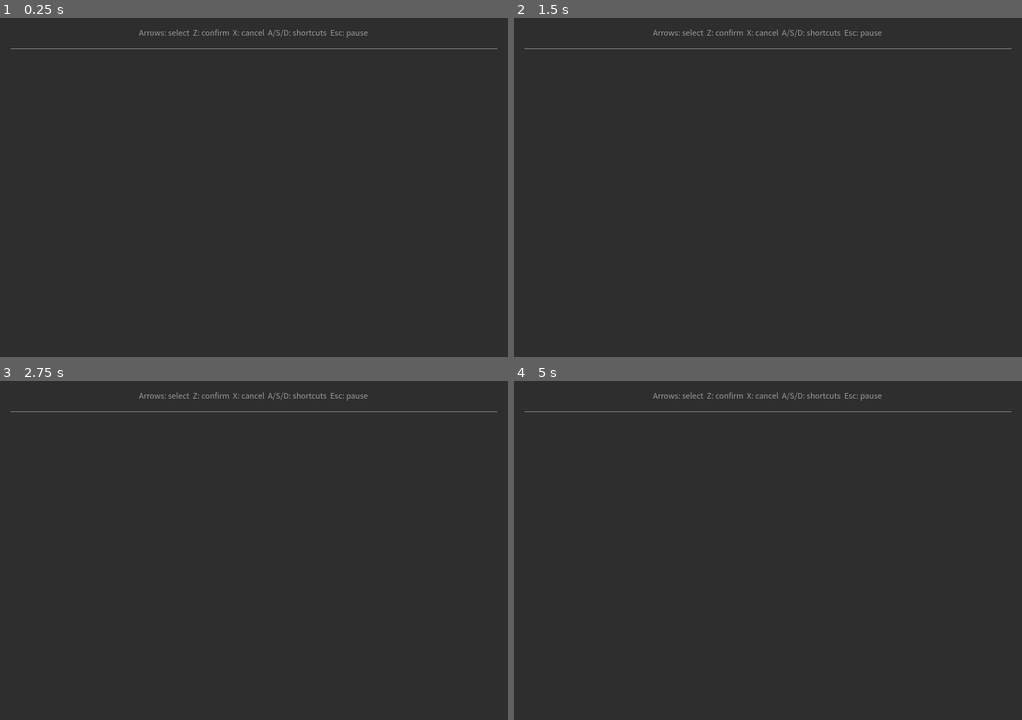
Above: before the commit, frames 1-4 (two rows, left to right).
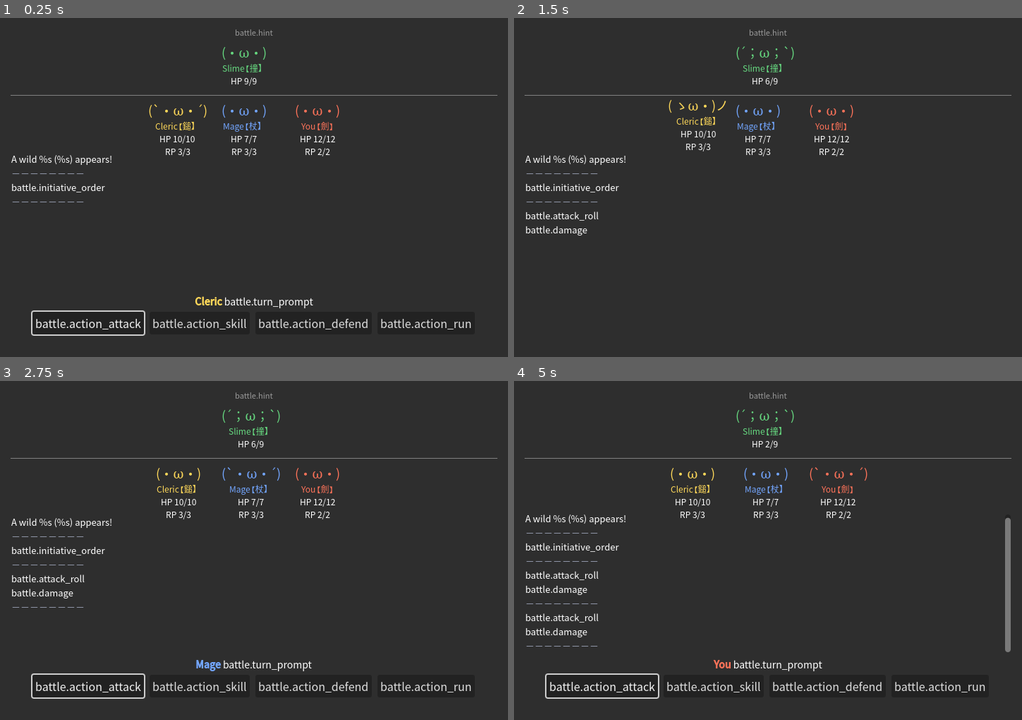
Above: after the commit, the same moments.

Repository: jchans/agent-blank
Game: Godot game, scene res://scenes/Battle.tscn
The game is run twice, just before and just after one commit, with the same random seed, the same clock (stepped at 60 frames per second) and the same inputs. This scene is started directly instead of the project's main scene.
Inputs (mouse positions are in pixels of both pictures, inside the frame that each line leads up to):
- Up to frame 1 (0.25 s): no input
- Up to frame 2 (1.5 s): click (600, 323) at 0.5 s, where only the run after the commit has a clickable "battle.action_attack"; click (712, 323) at 1.25 s, where only the run after the commit has a clickable "Slime"
- Up to frame 3 (2.75 s): tap Enter (ui_accept) at 2, 2.27 s; hold D from 2.03 s (still down); tap Z at 2.1 s; tap X at 2.3 s
- Up to frame 4 (5 s): release D at 2.78 s; hold S 2.78-3.53 s; tap X at 2.85, 3.8, 4.35 s; tap Enter (ui_accept) at 3.02, 3.5, 4.52 s; tap Z at 3.05, 3.6, 4.55 s; hold D 3.53-4.28 s; hold Up from 4.28 s (still down)

The runs differ from the first frame. In frame 1, 3.1% of the frame differs, in the area x 2-98%, y 3-94%; in frame 2, 2.2%; in frame 3, 3.4%; in frame 4, 4.1%.
Error before the commit: Invalid assignment of property or key 'text' with value of type 'String' on a base object of type 'null instance'. (res://scripts/battle.gd:28)

Commit message:
Rewrite battle.gd as party-based turn loop; GameState tracks party HP/RP
battle.gd: initiative order (d20+DEX per combatant), a turn loop over
party+enemy, attack/skill/defend/run resolution with real d20 attack
rolls vs AC, crit/miss, save-based and heal skills, kaomoji state
updates and lunge/hit-reaction animations per action. Still triggered
the same way as before (GameState.pending_battle_enemy names one
data/enemies/*.json id, set by DialogueManager reading a dialogue
node's start_battle/victory_flag) - single enemy per encounter, not
the reference's 3v3, since both existing encounters (guard.json,
cave_guardian.json) are written around one opponent.

GameState: player_hp/player_max_hp/player_attack replaced with
party_hp/party_rp (keyed by party-member id), persisted the same way.
HP/RP now carries across encounters instead of resetting every battle
(unlike the KaomojiBattle prototype's always-fresh model) - a
deliberate choice to preserve this project's existing "loss fully
heals you, otherwise HP persists" design. Breaks old save files;
acceptable for this early-prototype project.

Co-Authored-By: Claude Sonnet 5 <noreply@anthropic.com>
Claude-Session: https://claude.ai/code/session_01B8mavScj3YuN7uiXtDRfcj

Diff:
--- a/scripts/battle.gd
+++ b/scripts/battle.gd
@@ -1,114 +1,416 @@
 extends Node2D
 
-## Minimal turn-based battle: Attack/Run against one enemy, no animation,
-## ASCII-consistent (text-only UI). GameState.pending_battle_enemy names
-## which data/enemies/*.json to load. See PROGRESS.md for what's still
-## missing (multiple enemies, rewards, a real game-over state).
+## Party-based, D&D-5e-lite turn-based battle: initiative order, an
+## Attack/Skill/Defend/Run command menu, kaomoji battle-state art. Ported
+## from the KaomojiBattle prototype (new-godot-project/scripts/combat/
+## BattleManager.gd) — see PROGRESS.md's battle-system-port entry for the
+## full list of decisions made porting it into this project (JSON instead
+## of Resources, one enemy per encounter instead of 3v3, HP/RP persisting
+## across encounters instead of resetting every battle, no separate
+## restart/quit end screen).
+##
+## GameState.pending_battle_enemy names which data/enemies/*.json to load
+## as the single opposing combatant; GameState.pending_victory_flag (if
+## set) is applied on victory. Both are set by DialogueManager reading a
+## dialogue node's "start_battle"/"victory_flag" fields — unchanged from
+## before this port.
 
 const ENEMY_DATA_DIR := "res://data/enemies/"
+const PARTY_DATA_DIR := "res://data/party/"
+const CombatantViewScene := preload("res://scenes/CombatantView.tscn")
 
 @onready var panel: Panel = $UI/Panel
-@onready var status_label: Label = $UI/Panel/MarginContainer/VBoxContainer/StatusLabel
-@onready var log_label: RichTextLabel = $UI/Panel/MarginContainer/VBoxContainer/LogLabel
-@onready var actions_container: HBoxContainer = $UI/Panel/MarginContainer/VBoxContainer/ActionsContainer
-@onready var attack_button: Button = $UI/Panel/MarginContainer/VBoxContainer/ActionsContainer/AttackButton
-@onready var run_button: Button = $UI/Panel/MarginContainer/VBoxContainer/ActionsContainer/RunButton
-
-var enemy_name: String = "Enemy"
-var enemy_glyph: String = "?"
-var enemy_hp: int = 10
-var enemy_max_hp: int = 10
-var enemy_attack: int = 3
-
-var _battle_over: bool = false
+@onready var hint_label: Label = $UI/Panel/MarginContainer/VBoxContainer/HintLabel
+@onready var enemy_row: HBoxContainer = $UI/Panel/MarginContainer/VBoxContainer/EnemyRow
+@onready var party_row: HBoxContainer = $UI/Panel/MarginContainer/VBoxContainer/PartyRow
+@onready var log_scroll: ScrollContainer = $UI/Panel/MarginContainer/VBoxContainer/LogScroll
+@onready var battle_log: RichTextLabel = $UI/Panel/MarginContainer/VBoxContainer/LogScroll/LogLabel
+@onready var action_menu: ActionMenu = $UI/Panel/MarginContainer/VBoxContainer/ActionMenu
+
+var party: Array[CombatantStats] = []
+var enemies: Array[CombatantStats] = []
+var party_views: Dictionary = {} # CombatantStats -> CombatantView
+var enemy_views: Dictionary = {} # CombatantStats -> CombatantView
+var turn_order: Array[CombatantStats] = []
+var battle_over := false
+var _fled := false
 
 
 func _ready() -> void:
-	LayoutWorkaround.force_relayout(panel)
-	attack_button.text = Localization.t("battle.attack_button")
-	run_button.text = Localization.t("battle.run_button")
+	# Belt-and-suspenders against the real-hardware Control-anchor bug
+	# documented at length in PROGRESS.md's dialogue-box investigation —
+	# this Panel already uses default (0,0,0,0) anchors with plain
+	# offsets (never reported broken), but explicitly re-asserting the
+	# rect in code costs nothing and matches the established pattern for
+	# any new top-level battle/dialogue UI root going forward.
+	panel.set_anchors_preset(Control.PRESET_TOP_LEFT)
+	panel.position = Vector2.ZERO
+	panel.size = Vector2(720, 480)
+
+	hint_label.text = Localization.t("battle.hint")
+	log_scroll.get_v_scroll_bar().changed.connect(_scroll_log_to_bottom)
+	randomize()
+
+	party = _load_party()
 	var enemy_id: String = GameState.pending_battle_enemy
 	if enemy_id == "":
 		enemy_id = "slime"
-	_load_enemy(enemy_id)
-	_log(Localization.t("battle.appears") % [enemy_name, enemy_glyph])
-	_update_status()
-
-
-func _load_enemy(enemy_id: String) -> void:
-	var path := ENEMY_DATA_DIR + enemy_id + ".json"
+	enemies = [_load_enemy(enemy_id)]
+
+	for s in party:
+		var view: CombatantView = CombatantViewScene.instantiate()
+		party_row.add_child(view)
+		view.setup(s)
+		party_views[s] = view
+	for s in enemies:
+		var view: CombatantView = CombatantViewScene.instantiate()
+		enemy_row.add_child(view)
+		view.setup(s)
+		enemy_views[s] = view
+
+	_log(Localization.t("battle.appears") % _name_plain(enemies[0]))
+	_log_separator()
+	_roll_initiative()
+	await _run_battle_loop()
+
+
+## Party members persist HP/RP across encounters (GameState.party_hp/
+## party_rp), unlike the KaomojiBattle prototype's reset_for_battle()-
+## every-time model — see combatant_stats.gd's reset_for_battle() doc
+## comment for why. A party member with no persisted entry yet (first
+## battle of a save) starts at full HP/RP.
+func _load_party() -> Array[CombatantStats]:
+	var list: Array[CombatantStats] = []
+	var dir := DirAccess.open(PARTY_DATA_DIR)
+	if dir == null:
+		push_warning("Battle: could not open party data dir: %s" % PARTY_DATA_DIR)
+		return list
+	dir.list_dir_begin()
+	var file_name := dir.get_next()
+	while file_name != "":
+		if not dir.current_is_dir() and file_name.ends_with(".json"):
+			var c := _load_combatant(PARTY_DATA_DIR + file_name)
+			if c != null:
+				if GameState.party_hp.has(c.id):
+					c.current_hp = GameState.party_hp[c.id]
+					c.current_rp = GameState.party_rp.get(c.id, c.max_rp)
+					c.is_defending = false
+				else:
+					c.reset_for_battle()
+				list.append(c)
+		file_name = dir.get_next()
+	dir.list_dir_end()
+	list.sort_custom(func(a, b): return a.id < b.id)
+	return list
+
+
+func _load_enemy(enemy_id: String) -> CombatantStats:
+	var c := _load_combatant(ENEMY_DATA_DIR + enemy_id + ".json")
+	if c == null:
+		push_warning("Battle: could not load enemy: %s" % enemy_id)
+		c = CombatantStats.new()
+	c.reset_for_battle()
+	return c
+
+
+func _load_combatant(path: String) -> CombatantStats:
 	var file := FileAccess.open(path, FileAccess.READ)
 	if file == null:
-		push_warning("Battle: could not open enemy data file: %s" % path)
-		return
+		push_warning("Battle: could not open combatant data file: %s" % path)
+		return null
 	var parsed: Variant = JSON.parse_string(file.get_as_text())
 	file.close()
 	if typeof(parsed) != TYPE_DICTIONARY:
-		push_warning("Battle: invalid enemy data file: %s" % path)
+		push_warning("Battle: invalid combatant data file: %s" % path)
+		return null
+	return CombatantStats.from_dict(parsed)
+
+
+func _roll_initiative() -> void:
+	var all: Array[CombatantStats] = []
+	all.append_array(party)
+	all.append_array(enemies)
+	for c in all:
+		c.roll_initiative_once()
+	all.sort_custom(func(a, b): return a.current_initiative > b.current_initiative)
+	turn_order = all
+	var order_text := ""
+	for c in turn_order:
+		order_text += "%s(%d) " % [_name_plain(c), c.current_initiative]
+	_log(Localization.t("battle.initiative_order") % order_text)
+	_log_separator()
+
+
+func _living(list: Array[CombatantStats]) -> Array[CombatantStats]:
+	var out: Array[CombatantStats] = []
+	for c in list:
+		if c.is_alive():
+			out.append(c)
+	return out
+
+
+func _run_battle_loop() -> void:
+	while not battle_over:
+		for actor in turn_order:
+			if battle_over:
+				break
+			if not actor.is_alive():
+				continue
+			actor.is_defending = false
+			_refresh_all()
+			await _take_turn(actor)
+			_check_battle_end()
+	_end_battle()
+
+
+func _take_turn(actor: CombatantStats) -> void:
+	if actor.is_player:
+		_set_state(actor, "select")
+		var choice: Dictionary = await action_menu.pick_action(actor, _living(enemies), _living(party))
+		await _resolve_choice(actor, choice)
+	else:
+		await _enemy_take_turn(actor)
+
+
+func _enemy_take_turn(actor: CombatantStats) -> void:
+	var targets := _living(party)
+	if targets.is_empty():
 		return
-	enemy_name = parsed.get("name", "Enemy")
-	enemy_glyph = parsed.get("glyph", "?")
-	enemy_hp = parsed.get("hp", 10)
-	enemy_max_hp = enemy_hp
-	enemy_attack = parsed.get("attack", 3)
-
-
-func _log(line: String) -> void:
-	log_label.text += line + "\n"
-
-
-func _update_status() -> void:
-	status_label.text = Localization.t("battle.status") % [
-		GameState.player_hp, GameState.player_max_hp,
-		enemy_glyph, enemy_name, enemy_hp, enemy_max_hp,
-	]
-
-
-func _unhandled_input(event: InputEvent) -> void:
-	if _battle_over or Controls.is_help_open:
-		return
-	if event is InputEventKey and event.pressed and not event.echo:
-		if event.keycode == KEY_Z:
-			_on_attack_button_pressed()
-			get_viewport().set_input_as_handled()
-		elif event.keycode == KEY_X:
-			_on_run_button_pressed()
-			get_viewport().set_input_as_handled()
-
-
-func _on_attack_button_pressed() -> void:
-	if _battle_over:
-		return
-	enemy_hp = max(0, enemy_hp - GameState.player_attack)
-	_log(Localization.t("battle.attack_hit") % [enemy_name, GameState.player_attack])
-	if enemy_hp == 0:
-		_update_status()
-		_log(Localization.t("battle.win") % enemy_name)
+	var usable_skills: Array[Skill] = []
+	for s in actor.skills:
+		if actor.current_rp >= s.rp_cost:
+			usable_skills.append(s)
+	if not usable_skills.is_empty() and randf() < 0.5:
+		var skill: Skill = usable_skills[randi() % usable_skills.size()]
+		var target: CombatantStats = targets[randi() % targets.size()]
+		await _resolve_choice(actor, {"type": "skill", "skill": skill, "target": target})
+	else:
+		var target: CombatantStats = targets[randi() % targets.size()]
+		await _resolve_choice(actor, {"type": "attack", "target": target})
+
+
+func _resolve_choice(actor: CombatantStats, choice: Dictionary) -> void:
+	match choice.get("type"):
+		"attack":
+			await _do_attack(actor, choice["target"])
+		"skill":
+			await _do_skill(actor, choice["skill"], choice["target"])
+		"defend":
+			actor.is_defending = true
+			_set_state(actor, "defend")
+			_log(Localization.t("battle.defends") % _name(actor))
+			await _pause()
+		"run":
+			_log(Localization.t("battle.flees") % _name(actor))
+			battle_over = true
+			_fled = true
+	_log_separator()
+	_refresh_all()
+
+
+func _do_attack(actor: CombatantStats, target: CombatantStats) -> void:
+	_set_state(actor, "attack")
+	_play_lunge_toward(actor, target)
+	var atk_bonus := actor.get_attack_bonus(actor.weapon_ability)
+	var roll := Dice.d20()
+	var total := roll + atk_bonus
+	_log(Localization.t("battle.attack_roll") % [_name(actor), _name(target), _actor_text(actor, actor.localized_weapon_name()), roll, atk_bonus, total, target.get_ac()])
+	if roll == 1:
+		_log(Localization.t("battle.crit_miss"))
+		_set_state(target, "miss")
+	elif roll == 20 or total >= target.get_ac():
+		var crit := roll == 20
+		var dmg := Dice.roll_dice_string(actor.weapon_dice) + actor.get_modifier(actor.weapon_ability)
+		if crit:
+			dmg += Dice.roll_dice_string(actor.weapon_dice)
+			_log(Localization.t("battle.crit_hit"))
+		_apply_damage(target, max(dmg, 0), crit, actor)
+	else:
+		_log(Localization.t("battle.miss"))
+		_set_state(target, "miss")
+	await _pause()
+	if actor.is_alive():
+		_set_state(actor, "idle")
+
+
+func _do_skill(actor: CombatantStats, skill: Skill, target: CombatantStats) -> void:
+	actor.current_rp -= skill.rp_cost
+	_set_state(actor, skill.kaomoji_key)
+	match skill.kind:
+		Skill.Kind.ATTACK_ROLL:
+			_resolve_skill_attack_roll(actor, skill, target)
+		Skill.Kind.SAVE:
+			_resolve_skill_save(actor, skill, target)
+		Skill.Kind.HEAL:
+			_resolve_skill_heal(actor, skill, target)
+	await _pause()
+	if actor.is_alive():
+		_set_state(actor, "idle")
+
+
+func _resolve_skill_attack_roll(actor: CombatantStats, skill: Skill, target: CombatantStats) -> void:
+	_play_lunge_toward(actor, target)
+	var atk_bonus := actor.get_attack_bonus(skill.ability)
+	var roll := Dice.d20()
+	var total := roll + atk_bonus
+	_log(Localization.t("battle.skill_attack_roll") % [_name(actor), _actor_text(actor, skill.localized_name()), _name(target), roll, atk_bonus, total, target.get_ac()])
+	if roll == 1:
+		_log(Localization.t("battle.crit_miss"))
+		_set_state(target, "miss")
+	elif roll == 20 or total >= target.get_ac():
+		var crit := roll == 20
+		var dmg := Dice.roll_dice_string(skill.damage_dice) + actor.get_modifier(skill.ability)
+		if crit:
+			dmg += Dice.roll_dice_string(skill.damage_dice)
+			_log(Localization.t("battle.crit_hit"))
+		_apply_damage(target, max(dmg, 0), crit, actor)
+	else:
+		_log(Localization.t("battle.miss"))
+		_set_state(target, "miss")
+
+
+func _resolve_skill_save(actor: CombatantStats, skill: Skill, target: CombatantStats) -> void:
+	_play_lunge_toward(actor, target)
+	var dc := actor.get_save_dc(skill.ability)
+	var save_roll := Dice.d20()
+	var save_mod := target.get_modifier(skill.save_ability)
+	var save_total := save_roll + save_mod
+	var dmg := maxi(Dice.roll_dice_string(skill.damage_dice) + actor.get_modifier(skill.ability), 0)
+	var saved := save_total >= dc
+	_log(Localization.t("battle.skill_save") % [_name(actor), _name(target), _actor_text(actor, skill.localized_name()), dc, _ability_label(skill.save_ability), save_roll, save_mod, save_total])
+	if saved and skill.half_on_save:
+		dmg = int(dmg / 2.0)
+		_log(Localization.t("battle.save_half"))
+	elif saved:
+		dmg = 0
+		_log(Localization.t("battle.save_no_effect"))
+	else:
+		_log(Localization.t("battle.save_failed"))
+	_apply_damage(target, dmg, false, actor)
+
+
+func _resolve_skill_heal(actor: CombatantStats, skill: Skill, target: CombatantStats) -> void:
+	_play_lunge_toward(actor, target)
+	var heal := maxi(Dice.roll_dice_string(skill.damage_dice) + actor.get_modifier(skill.ability), 0)
+	target.current_hp = min(target.current_hp + heal, target.get_max_hp())
+	_set_state(target, "heal")
+	_log(Localization.t("battle.heal") % [_name(actor), _name(target), _actor_text(actor, skill.localized_name()), heal])
+
+
+func _apply_damage(target: CombatantStats, dmg: int, crit: bool = false, actor: CombatantStats = null) -> void:
+	target.current_hp = max(target.current_hp - dmg, 0)
+	if dmg > 0:
+		_log(Localization.t("battle.damage") % dmg)
+		_set_state(target, "hurt")
+		var target_view := _view_for(target)
+		if target_view:
+			var actor_view := _view_for(actor) if actor else null
+			var away := (target_view.global_position - actor_view.global_position) if actor_view else Vector2.ZERO
+			target_view.play_hit_reaction(away)
+	if target.current_hp <= 0:
+		_set_state(target, "dead")
+		_log(Localization.t("battle.falls") % _name(target))
+	_refresh_all()
+
+
+## Colors a combatant's name in the log to match their kaomoji color.
+func _name(c: CombatantStats) -> String:
+	return "[color=#%s]%s[/color]" % [c.log_color.to_html(false), c.localized_name()]
+
+func _name_plain(c: CombatantStats) -> String:
+	return c.localized_name()
+
+## Colors an actor-owned term (weapon/skill name) in the actor's color.
+func _actor_text(actor: CombatantStats, text: String) -> String:
+	return "[color=#%s]%s[/color]" % [actor.log_color.to_html(false), text]
+
+func _ability_label(a: String) -> String:
+	var en := {"str": "STR", "dex": "DEX", "con": "CON", "int": "INT", "wis": "WIS", "cha": "CHA"}
+	var zh := {"str": "力量", "dex": "敏捷", "con": "體質", "int": "智力", "wis": "感知", "cha": "魅力"}
+	if Localization.current_locale == Localization.DEFAULT_LOCALE:
+		return en.get(a, a)
+	return zh.get(a, a)
+
+func _set_state(c: CombatantStats, state: String) -> void:
+	var view := _view_for(c)
+	if view:
+		view.set_state(state)
+
+func _view_for(c: CombatantStats) -> CombatantView:
+	return party_views.get(c, enemy_views.get(c))
+
+## Nudges `actor`'s kaomoji toward `target` and back — attack/cast flourish.
+func _play_lunge_toward(actor: CombatantStats, target: CombatantStats) -> void:
+	var actor_view := _view_for(actor)
+	var target_view := _view_for(target)
+	if actor_view and target_view:
+		actor_view.play_lunge(target_view.global_position - actor_view.global_position)
+
+func _refresh_all() -> void:
+	for v in party_views.values():
+		v.refresh()
+	for v in enemy_views.values():
+		v.refresh()
+
+func _log(msg: String) -> void:
+	battle_log.append_text(msg + "\n")
+
+
+func _scroll_log_to_bottom() -> void:
+	var vbar := log_scroll.get_v_scroll_bar()
+	log_scroll.scroll_vertical = int(vbar.max_value)
+
+const LOG_SEPARATOR := "－－－－－－－－"
+
+## Marks the end of one actor's turn (or a narration line) so the log
+## reads as distinct blocks instead of one unbroken wall of text.
+func _log_separator() -> void:
+	_log("[color=#9aa1b5]%s[/color]" % LOG_SEPARATOR)
+
+func _pause(seconds: float = 1.2) -> void:
+	await get_tree().create_timer(seconds, false).timeout
+
+func _check_battle_end() -> void:
+	if _living(party).is_empty() or _living(enemies).is_empty():
+		battle_over = true
+
+
+## Writes each living party member's current HP/RP back into GameState so
+## it persists into the next encounter (see _load_party's doc comment).
+func _sync_party_to_game_state() -> void:
+	for c in party:
+		GameState.party_hp[c.id] = c.current_hp
+		GameState.party_rp[c.id] = c.current_rp
+
+
+func _end_battle() -> void:
+	action_menu.visible = false
+	if _fled:
+		_log(Localization.t("battle.end_fled"))
+		_sync_party_to_game_state()
+	elif _living(party).is_empty():
+		for c in party:
+			_set_state(c, "defeat")
+		_log(Localization.t("battle.end_defeat"))
+		# Loss fully heals the party and sends them back to the village —
+		# this project's existing forgiving design (see the old battle.gd),
+		# kept unchanged by this port.
+		for c in party:
+			c.reset_for_battle()
+		_sync_party_to_game_state()
+	else:
 		if GameState.pending_victory_flag != "":
 			GameState.set_flag(GameState.pending_victory_flag)
 			GameState.pending_victory_flag = ""
-		_end_battle()
-		return
-	GameState.player_hp = max(0, GameState.player_hp - enemy_attack)
-	_log(Localization.t("battle.enemy_hit") % [enemy_name, enemy_attack])
-	_update_status()
-	if GameState.player_hp == 0:
-		_log(Localization.t("battle.lose"))
-		GameState.player_hp = GameState.player_max_hp
-		_end_battle()
-
-
-func _on_run_button_pressed() -> void:
-	if _battle_over:
-		return
-	_log(Localization.t("battle.run"))
-	_end_battle()
-
-
-func _end_battle() -> void:
-	_battle_over = true
-	for child in actions_container.get_children():
-		child.disabled = true
+		for c in party:
+			if c.is_alive():
+				_set_state(c, "victory")
+				var view := _view_for(c)
+				if view:
+					view.play_victory_dance()
+		_log(Localization.t("battle.end_victory"))
+		_sync_party_to_game_state()
+	_log_separator()
 	GameState.save_game()
-	await get_tree().create_timer(1.5).timeout
+	await get_tree().create_timer(2.0, false).timeout
 	get_tree().change_scene_to_file.bind("res://scenes/Main.tscn").call_deferred()
--- a/scripts/game_state.gd
+++ b/scripts/game_state.gd
@@ -1,6 +1,6 @@
 extends Node
 
-## Autoload singleton. Tracks story flags and basic player battle stats,
+## Autoload singleton. Tracks story flags and party battle stats,
 ## persisted immediately to user://save.json on every change. Inventory
 ## isn't tracked yet (see PROGRESS.md Next up) — keep the save format
 ## additive when adding it, don't redesign it.
@@ -8,9 +8,17 @@
 const SAVE_PATH := "user://save.json"
 
 var flags: Dictionary = {}
-var player_max_hp: int = 20
-var player_hp: int = 20
-var player_attack: int = 5
+
+## Party HP/RP, keyed by data/party/*.json's "id" field, persisting a
+## party member's current HP/RP across battle encounters (see
+## combatant_stats.gd's reset_for_battle() and battle.gd's _load_party()
+## for why this replaced the old single-character player_hp/player_max_hp/
+## player_attack fields when the battle system was ported to be
+## D&D-5e-lite and party-based — see PROGRESS.md's Notes/decisions for
+## that whole port). A party member with no entry here yet starts at full
+## HP/RP the first time they're loaded into a battle.
+var party_hp: Dictionary = {}
+var party_rp: Dictionary = {}
 
 ## Kept in sync from Main._process() while the overworld is loaded; written
 ## to save.json whenever save_game() runs (flag change, battle end, pause).
@@ -50,9 +58,8 @@
 ## "New Game" so an existing save doesn't force "Continue".
 func reset_new_game() -> void:
 	flags = {}
-	player_max_hp = 20
-	player_hp = 20
-	player_attack = 5
+	party_hp = {}
+	party_rp = {}
 	player_position = Vector2(300, 180)
 	has_saved_position = false
 	current_map = "village"
@@ -74,9 +81,8 @@
 		return
 	file.store_string(JSON.stringify({
 		"flags": flags,
-		"player_hp": player_hp,
-		"player_max_hp": player_max_hp,
-		"player_attack": player_attack,
+		"party_hp": party_hp,
+		"party_rp": party_rp,
 		"player_position": [player_position.x, player_position.y],
 		"current_map": current_map,
 		"locale": locale,
@@ -94,9 +100,8 @@
 	file.close()
 	if typeof(parsed) == TYPE_DICTIONARY:
 		flags = parsed.get("flags", {})
-		player_hp = parsed.get("player_hp", player_hp)
-		player_max_hp = parsed.get("player_max_hp", player_max_hp)
-		player_attack = parsed.get("player_attack", player_attack)
+		party_hp = parsed.get("party_hp", {})
+		party_rp = parsed.get("party_rp", {})
 		var pos: Array = parsed.get("player_position", [])
 		if pos.size() == 2:
 			player_position = Vector2(pos[0], pos[1])
